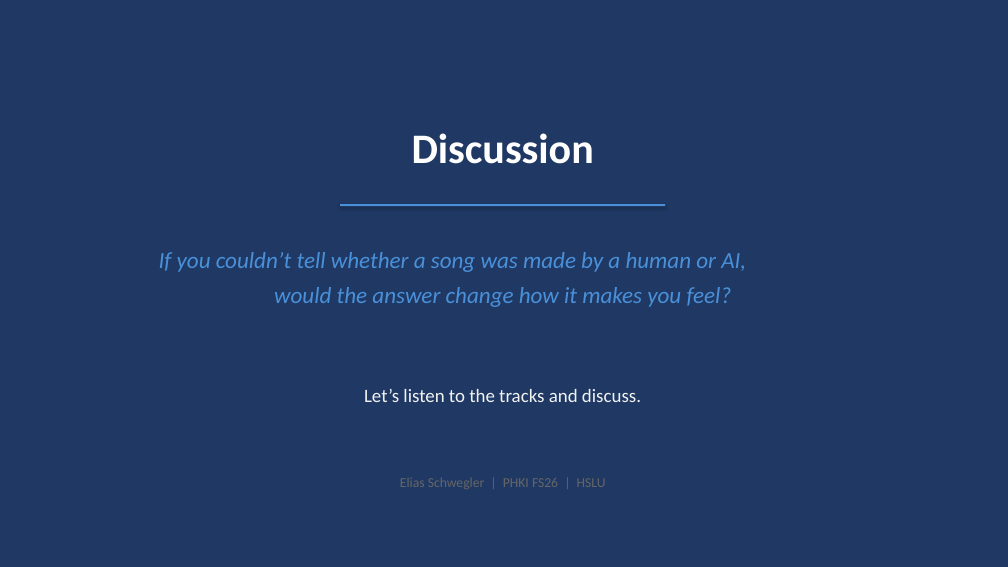
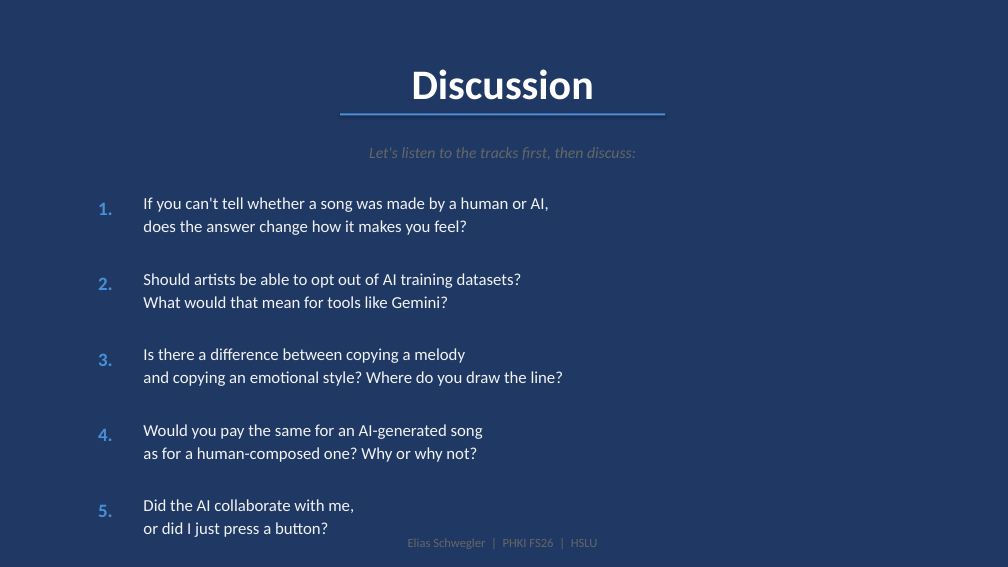
Before and after one commit to Elias-Schwegler/PHKI, a slide deck: slide 7 of Assignment_1_AI_Music_Generation/PHKI_Assignment1_Presentation.pptx (slide 9 before the commit). Drawn at 1008x567 pixels with LibreOffice and Linux fonts; fonts in the diff are those of the drawing. Boxes give left, top, right and bottom in pixels: in the first picture for what was removed or moved away, otherwise in the second. Text is boxed around its words. In the diff, an @@ line names an element or a change of style, - is before the commit and + after.

```diff
--- a/Assignment_1_AI_Music_Generation/PHKI_Assignment1_Presentation.pptx
+++ b/Assignment_1_AI_Music_Generation/PHKI_Assignment1_Presentation.pptx
@@ text "Discussion": place and size @@
-text "Discussion" at [412,133,594,164]
+text "Discussion" at [412,69,594,100]
@@ text "Discussion" at [412,69,594,100]: line spacing 52pt to 56pt; less space between paragraphs @@
@@ rectangle: place and size @@
-rectangle at [340,204,665,206]
+rectangle at [340,113,665,116]
@@ text at [369,147,636,160]: text changed; size 18 to 15 pt; text colour #F2F2F2 to #666666; italic on @@
-Let’s listen to the tracks and discuss.
+Let's listen to the tracks first, then discuss:
@@ text added at [98,203,113,215], 18 pt, text #4A90D9, bold @@
+1.
@@ text at [143,197,549,235]: text changed; size 22 to 16 pt; text colour #4A90D9 to #F2F2F2; italic off @@
-If you couldn’t tell whether a song was made by a human or AI,
-would the answer change how it makes you feel?
+If you can't tell whether a song was made by a human or AI,
+does the answer change how it makes you feel?
@@ text added at [98,278,113,290], 18 pt, text #4A90D9, bold @@
+2.
@@ text added at [143,273,522,308], 16 pt, text #F2F2F2 @@
+Should artists be able to opt out of AI training datasets?
+What would that mean for tools like Gemini?
@@ text added at [98,354,113,366], 18 pt, text #4A90D9, bold @@
+3.
@@ text added at [143,348,564,386], 16 pt, text #F2F2F2 @@
+Is there a difference between copying a melody
+and copying an emotional style? Where do you draw the line?
@@ text added at [98,429,113,441], 18 pt, text #4A90D9, bold @@
+4.
@@ text added at [143,424,483,462], 16 pt, text #F2F2F2 @@
+Would you pay the same for an AI-generated song
+as for a human-composed one? Why or why not?
@@ text added at [98,505,113,517], 18 pt, text #4A90D9, bold @@
+5.
@@ text added at [143,499,354,537], 16 pt, text #F2F2F2 @@
+Did the AI collaborate with me,
+or did I just press a button?
@@ text "Elias Schwegler | PHKI FS26 ...": place and size @@
-text "Elias Schwegler | PHKI FS26 ..." at [400,478,606,489]
+text "Elias Schwegler | PHKI FS26 ..." at [408,538,598,549]
@@ text "Elias Schwegler | PHKI FS26 ..." at [408,538,598,549]: size 13 to 12 pt; line spacing 16.9pt to 16pt; less space between paragraphs @@
```
Also in this commit, not shown: 3 other slides changed, 3 slides added, 5 slides removed, 1 other file.
